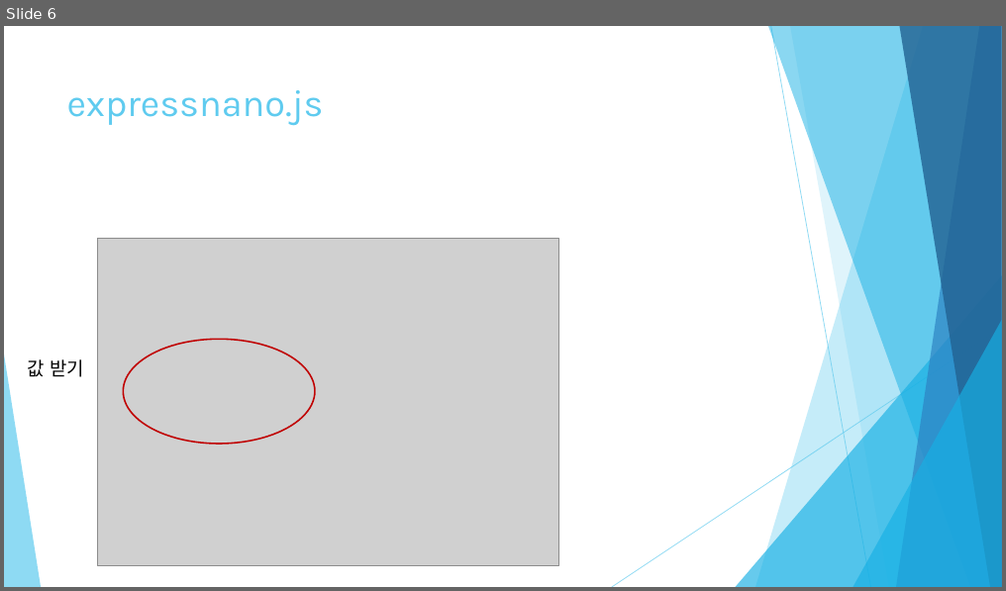
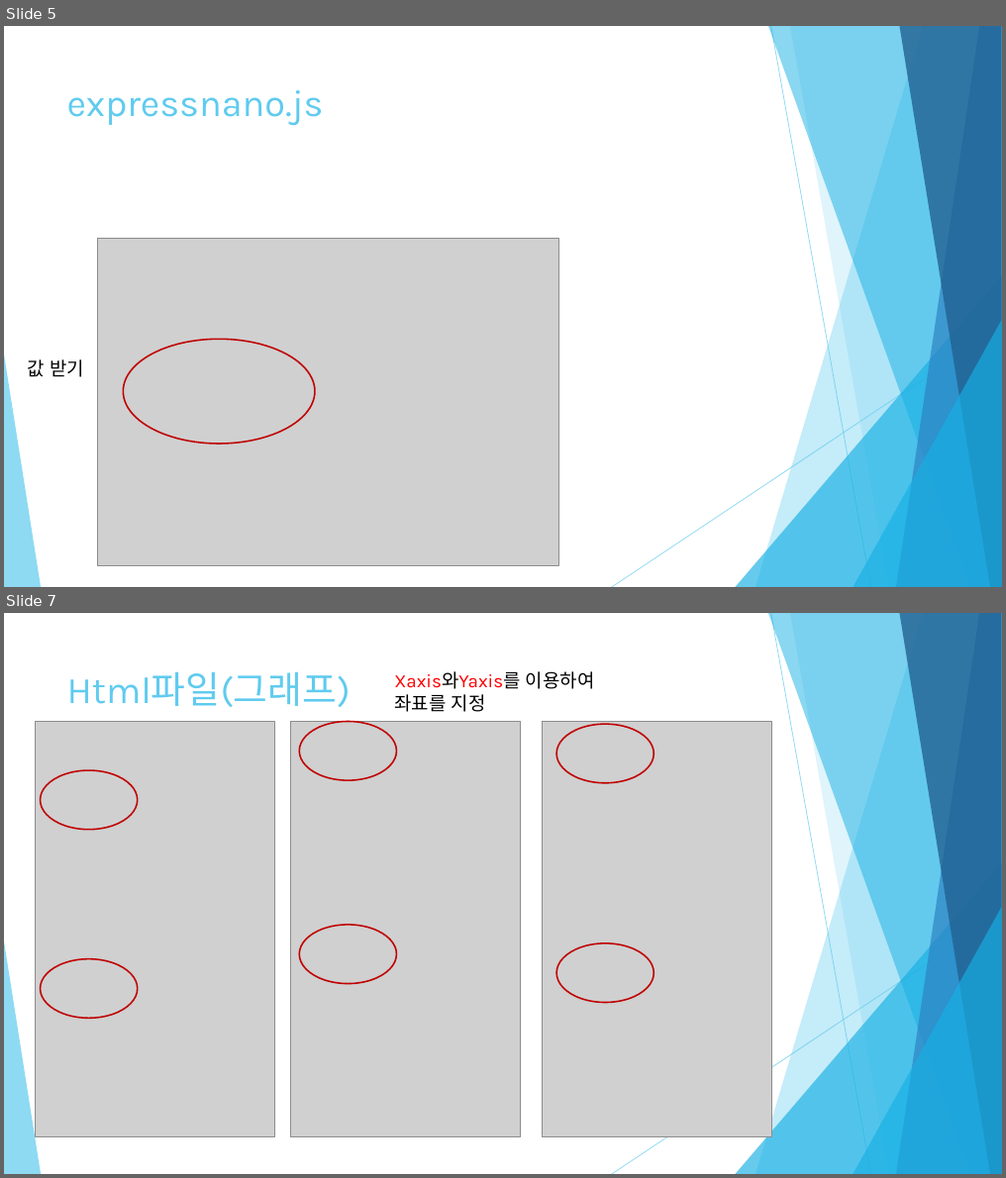
Before and after one commit to HINEET/AA17, a slide deck: AA17-rpt14/아두이노 응용 기말 프로젝트.pptx. Shown one above the other, each under a label of ours: slide 6 before the commit, slides 5 and 7 after it; the slides between them are not shown. The pictures are 1006x591 and 1006x1178 pixels, drawn with LibreOffice and Linux fonts; fonts in the diff are those of the drawing; grey boxes stand for pictures. Boxes give left, top, right and bottom in pixels: in the first picture for what was removed or moved away, otherwise in the second. Text is boxed around its words. In the diff, an @@ line names an element or a change of style, - is before the commit and + after.

```diff
--- a/AA17-rpt14/아두이노 응용 기말 프로젝트.pptx
+++ b/AA17-rpt14/아두이노 응용 기말 프로젝트.pptx
@@ slide 7 added at <box>4,613,1002,1174</box>, background #FFFFFF; not listed: 10 template elements that a slide beside it also shows @@
@@ text added at <box>394,671,595,712</box>, 18 pt, text #000000 @@
+Xaxis와Yaxis를 이용하여
+좌표를 지정
@@ title added at <box>67,672,350,707</box>, 36 pt, text #5FCBEF @@
+Html파일(그래프)
@@ picture added at <box>35,722,274,1138</box> @@
@@ picture added at <box>291,722,521,1138</box> @@
@@ ellipse added at <box>300,722,397,780</box>, outline #C00000 1.5 pt @@
@@ picture added at <box>542,722,771,1138</box> @@
@@ ellipse added at <box>556,724,653,783</box>, outline #C00000 1.5 pt @@
@@ ellipse added at <box>40,770,138,830</box>, outline #C00000 1.5 pt @@
@@ ellipse added at <box>300,925,397,984</box>, outline #C00000 1.5 pt @@
@@ ellipse added at <box>40,959,138,1019</box>, outline #C00000 1.5 pt @@
@@ ellipse added at <box>556,944,653,1003</box>, outline #C00000 1.5 pt @@
@@ what was slide 6 is now slide 5 @@
```
Also in this commit, not shown: 1 slide changed, 7 other slides added, 1 slide removed, 5 other files.
